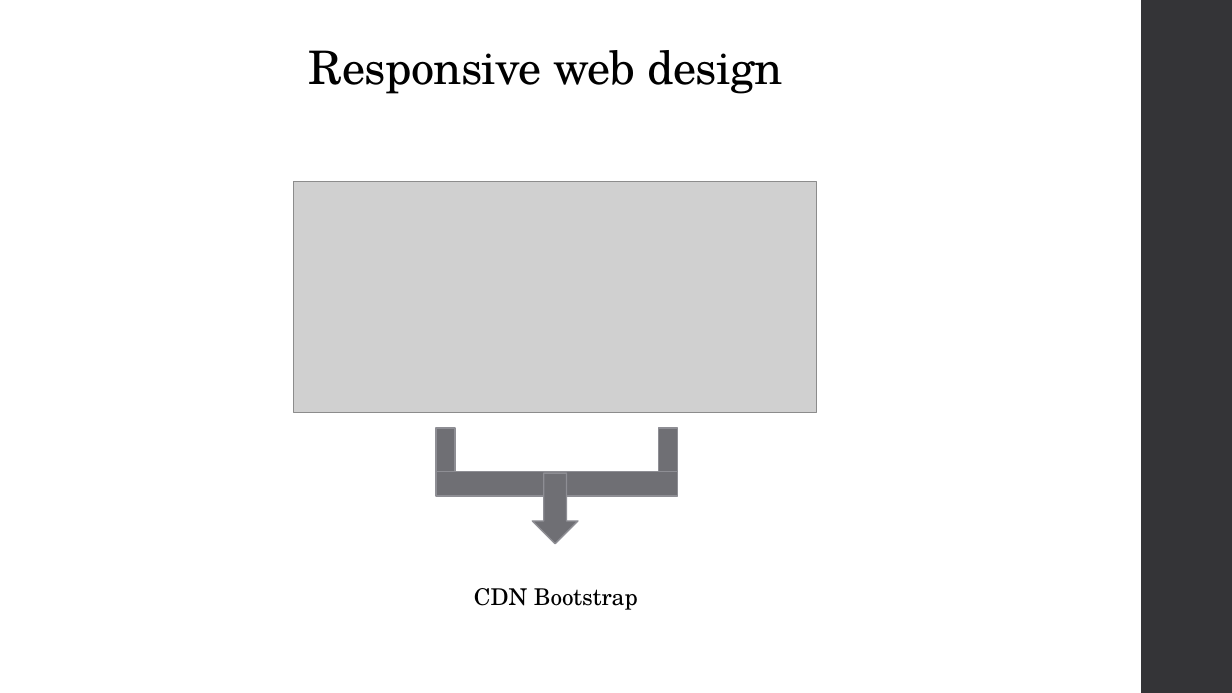
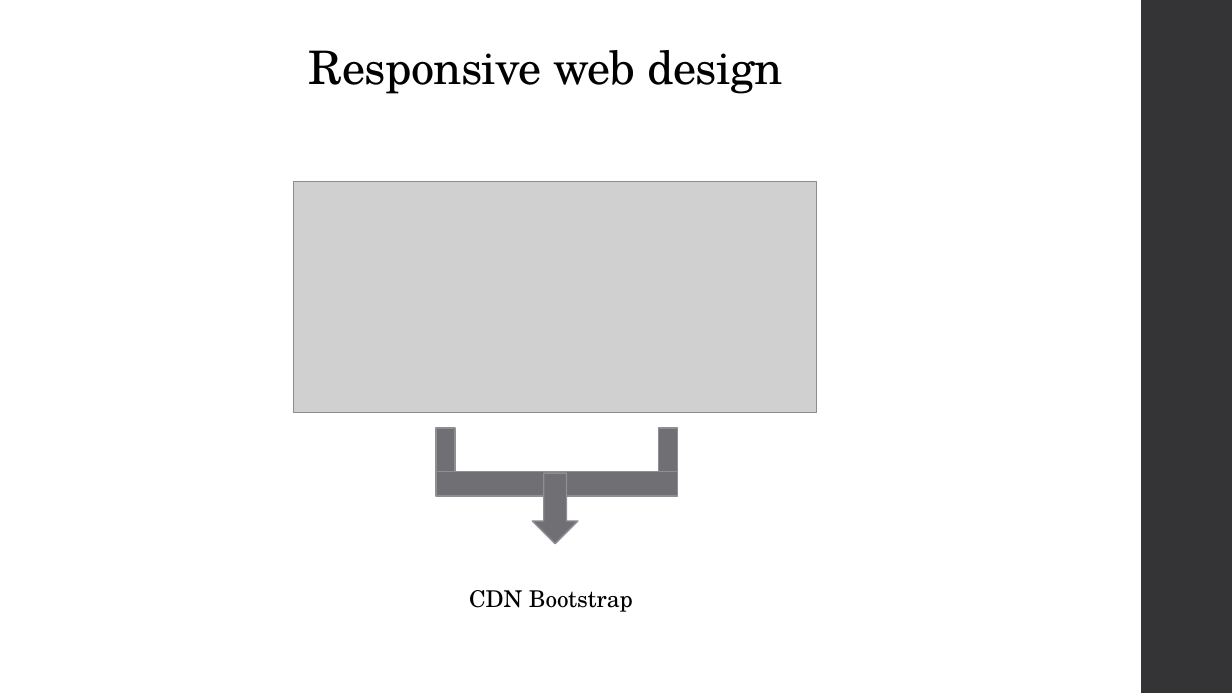
Before and after one commit to LaureenPerrin/project4_Blog-application-in-PHP-and-with-a-MySQL-database, a slide deck: slide 12 of powerpoint/project4.pptx. Drawn at 1232x693 pixels with LibreOffice and Linux fonts; fonts in the diff are those of the drawing; grey boxes stand for pictures. Boxes give left, top, right and bottom in pixels: in the first picture for what was removed or moved away, otherwise in the second. Text is boxed around its words. In the diff, an @@ line names an element or a change of style, - is before the commit and + after.

```diff
--- a/powerpoint/project4.pptx
+++ b/powerpoint/project4.pptx
@@ text "CDN Bootstrap": place and size @@
-text "CDN Bootstrap" at [474, 588, 638, 610]
+text "CDN Bootstrap" at [469, 590, 633, 612]
```
Also in this commit, not shown: 2 other slides changed, 9 slides added, 2 slides removed, 1 other file.
